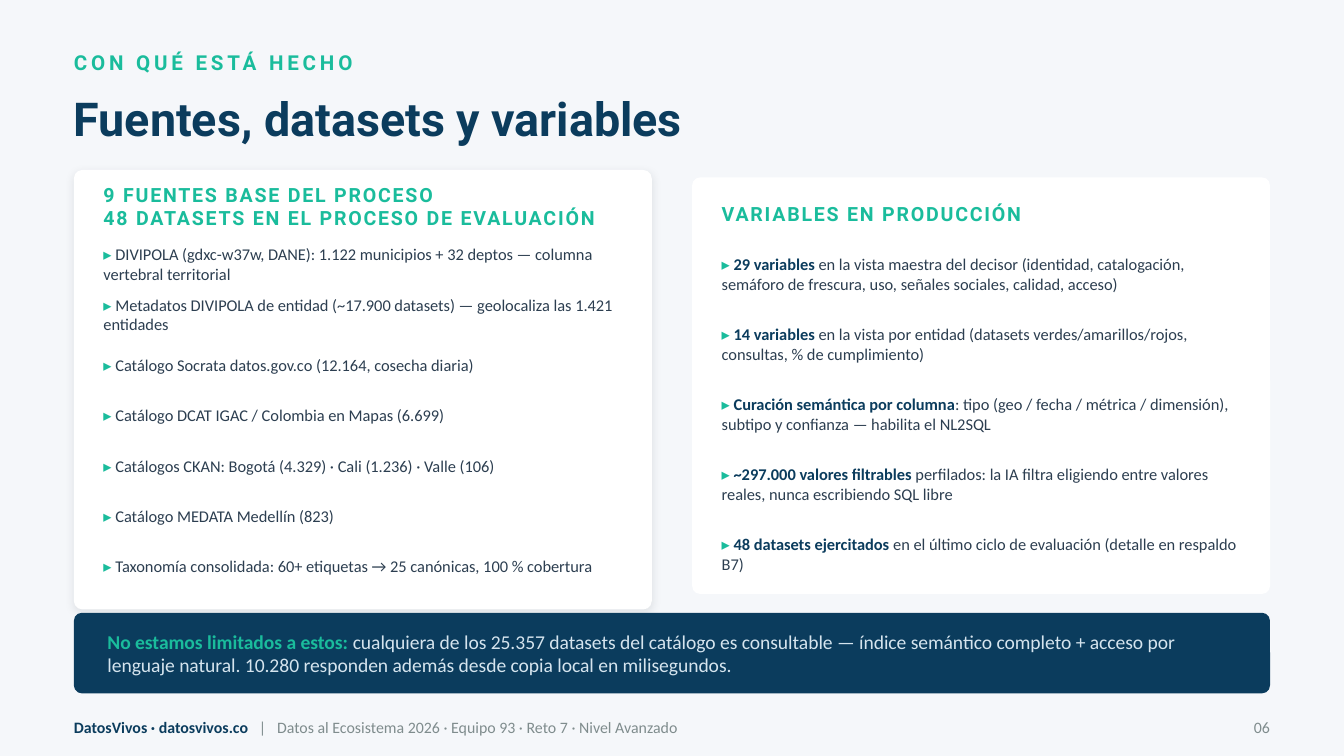
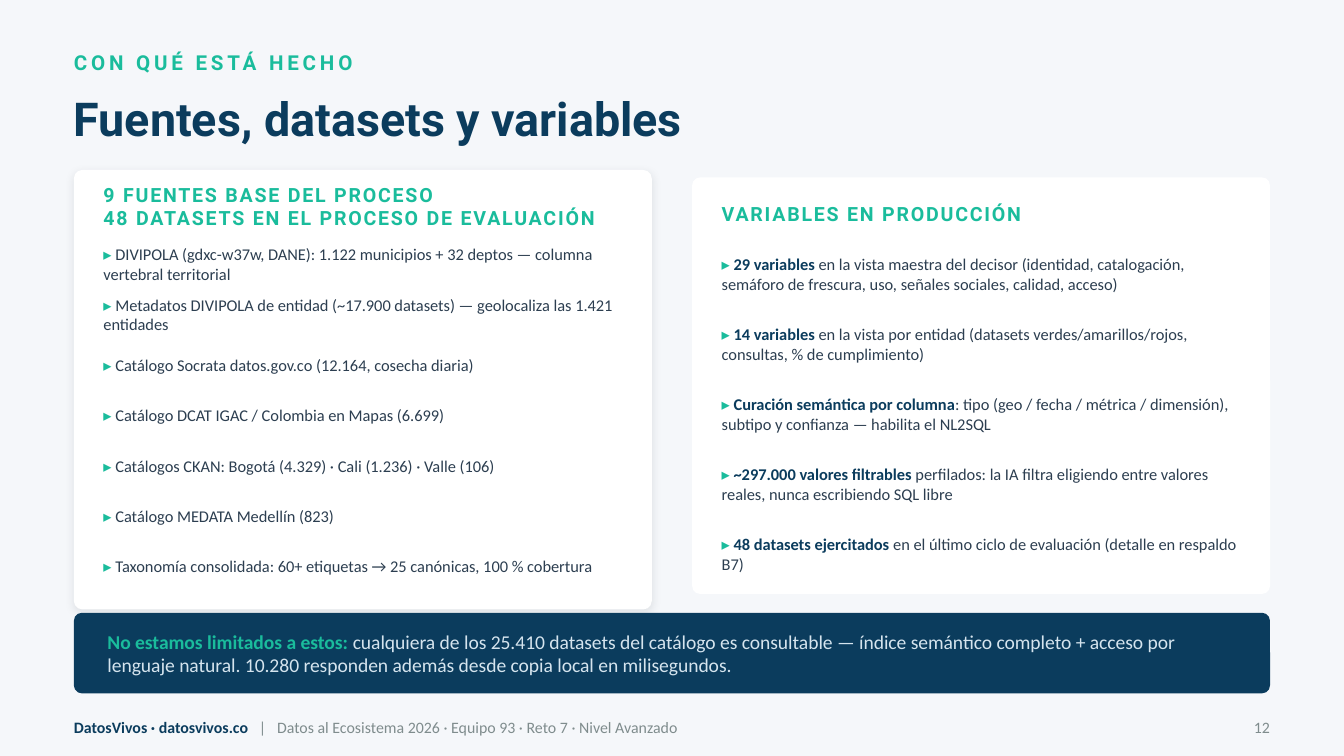
Before and after one commit to jsricop/DatosVivos, a slide deck: slide 12 of recursos/presentacion_v5.pptx. Drawn at 1344x756 pixels with LibreOffice and Linux fonts; fonts in the diff are those of the drawing. Boxes give left, top, right and bottom in pixels: in the first picture for what was removed or moved away, otherwise in the second. Text is boxed around its words. In the diff, an @@ line names an element or a change of style, - is before the commit and + after.

```diff
--- a/recursos/presentacion_v5.pptx
+++ b/recursos/presentacion_v5.pptx
@@ text at box(107, 635, 1175, 676): text changed @@
-No estamos limitados a estos: cualquiera de los 25.357 datasets del catálogo es consultable — índice semántico completo + acceso por lenguaje natural. 10.280 responden además desde copia local en milisegundos.
+No estamos limitados a estos: cualquiera de los 25.410 datasets del catálogo es consultable — índice semántico completo + acceso por lenguaje natural. 10.280 responden además desde copia local en milisegundos.
@@ text at box(1254, 723, 1270, 733): text changed @@
-06
+12
```
Also in this commit, not shown: 14 other slides changed, 1 other file.
